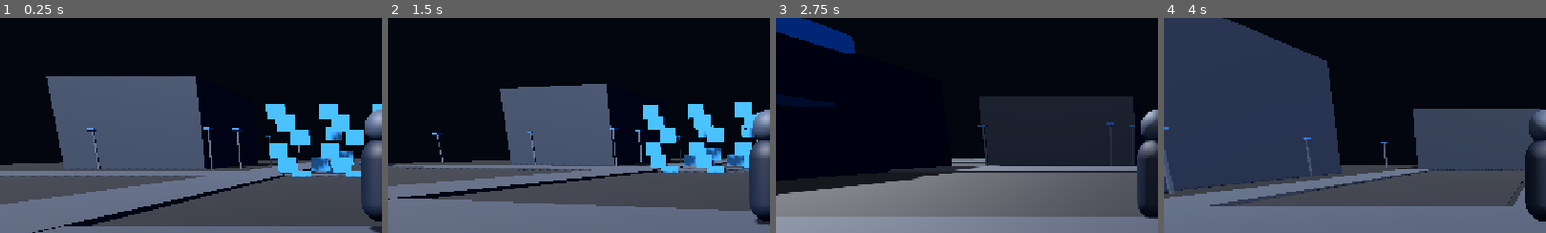
Above: before the commit, frames 1-4 (left to right).
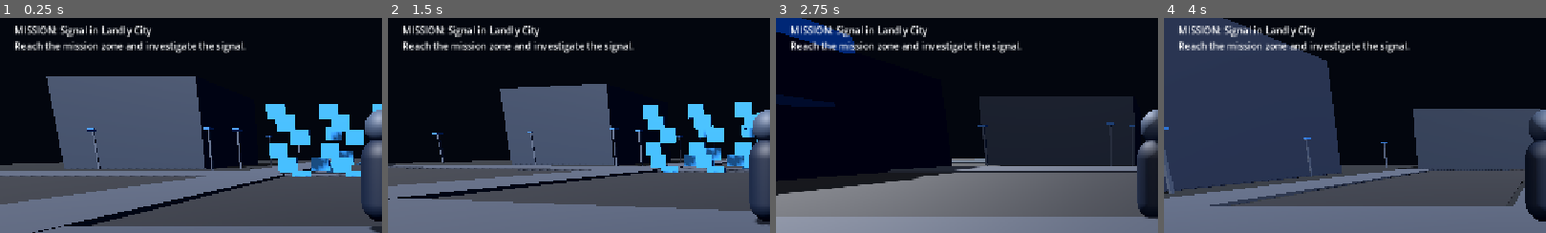
Above: after the commit, the same moments.

Repository: Bqsqwadtechnologies/Bq-sqwad-game-
Game: Godot game, scene res://scenes/main.tscn
Same seed, same stepped clock (60 frames per second), same inputs: the game is played once before the commit and once after it.
Inputs:
- Up to frame 1 (0.25 s): no input
- Up to frame 2 (1.5 s): hold D (move_right) 0.53-1.28 s; tap Space (jump) at 0.77 s; hold S (move_back) from 1.28 s (still down)
- Up to frame 3 (2.75 s): tap Space (jump) at 1.52 s; release S (move_back) at 2.03 s; hold D (move_right) from 2.03 s (still down)
- Up to frame 4 (4 s): release D (move_right) at 2.78 s; hold W (move_forward) 2.78-3.53 s; tap Space (jump) at 3.02, 3.77 s; hold A (move_left) from 3.53 s (still down)
The pictures show only the part of the screen within x 0-50%, y 7-57%; the shares and areas given below are measured in that part.

The runs differ from the first frame. In frame 1, 2.4% of the frame differs, in the area x 4-65%, y 3-17%; in frame 2, 2.4%; in frame 3, 2.4%; in frame 4, 2.4%.

Commit message:
Attach first mission system to Landly City scene

Diff:
--- a/scenes/main.tscn
+++ b/scenes/main.tscn
@@ -1,7 +1,8 @@
-[gd_scene load_steps=6 format=3]
+[gd_scene load_steps=7 format=3]
 
 [ext_resource type="Script" path="res://scripts/main.gd" id="1_main"]
 [ext_resource type="PackedScene" path="res://scenes/player.tscn" id="2_player"]
+[ext_resource type="Script" path="res://scripts/mission_system.gd" id="3_mission"]
 
 [sub_resource type="Environment" id="Environment_main"]
 background_mode = 1
@@ -25,6 +26,9 @@
 light_energy = 1.1
 shadow_enabled = true
 
+[node name="MissionSystem" type="Node" parent="."]
+script = ExtResource("3_mission")
+
 [node name="Player" parent="." instance=ExtResource("2_player")]
 position = Vector3(0, 1.1, 8)
 
@@ -36,6 +40,14 @@
 theme_override_font_sizes/font_size = 24
 text = "BQ SQWAD • LANDLY CITY • ALPHA 0.1"
 
+[node name="MissionLabel" type="Label" parent="."]
+offset_left = 24.0
+offset_top = 62.0
+offset_right = 700.0
+offset_bottom = 120.0
+theme_override_font_sizes/font_size = 16
+text = "MISSION: Signal in Landly City\nReach the mission zone and investigate the signal."
+
 [node name="FloorMarker" type="StaticBody3D" parent="."]
 position = Vector3(0, -0.05, 8)
 
